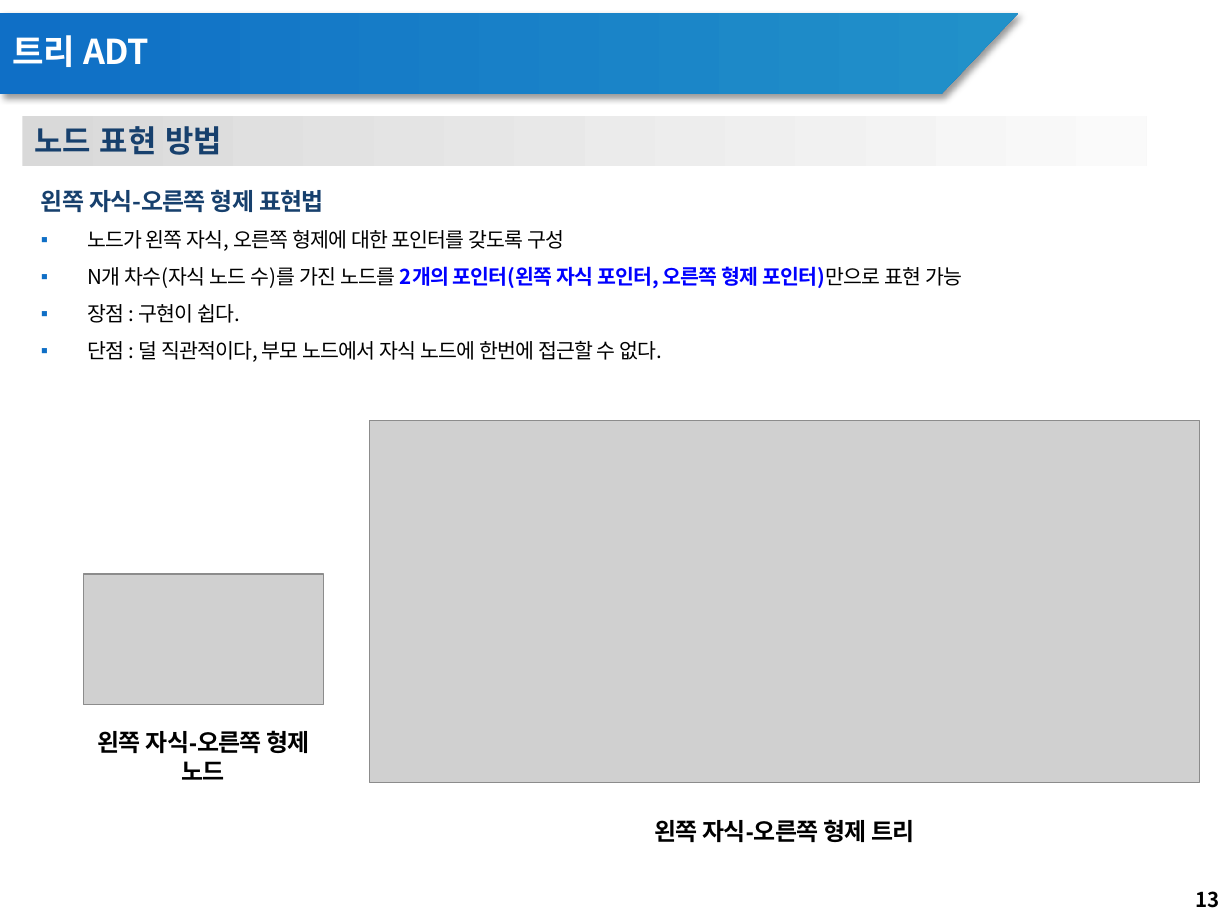
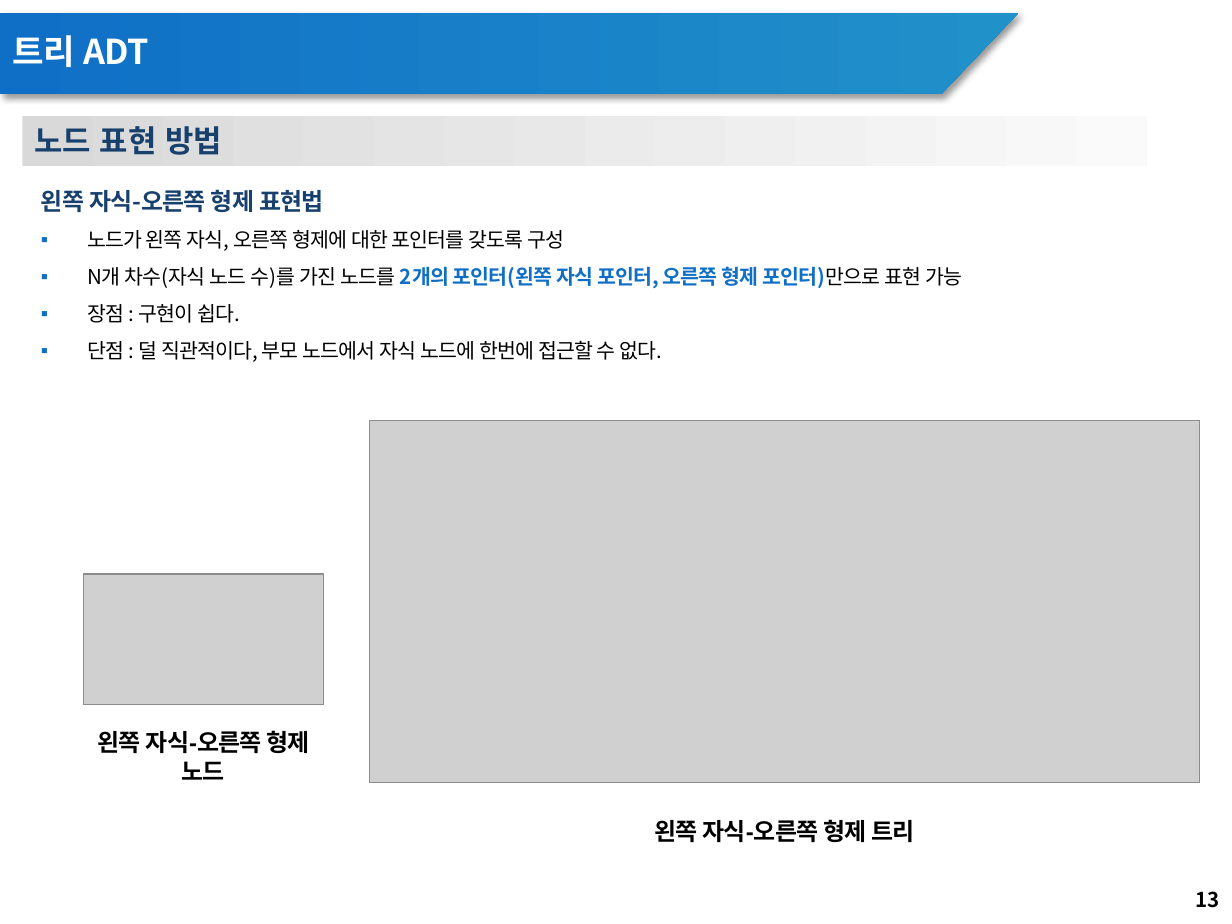
Before and after one commit to RTES-Lab/DataStructure-Study, a slide deck: slide 13 of tree/theory/트리 발표_김주원_조경호.pptx. Drawn at 1232x924 pixels with LibreOffice and Linux fonts; fonts in the diff are those of the drawing; grey boxes stand for pictures; background and template pictures are left out. Boxes give left, top, right and bottom in pixels: in the first picture for what was removed or moved away, otherwise in the second. Text is boxed around its words. In the diff, an @@ line names an element or a change of style, - is before the commit and + after.

```diff
--- a/tree/theory/트리 발표_김주원_조경호.pptx
+++ b/tree/theory/트리 발표_김주원_조경호.pptx
@@ text at (87, 266, 962, 288): text colour #0000FF to #0F6FC6 in "2개의 포인터(왼쪽 자식 포인터, 오른쪽 형제 포인터)만으로" @@
```
Also in this commit, not shown: 4 other slides changed.
